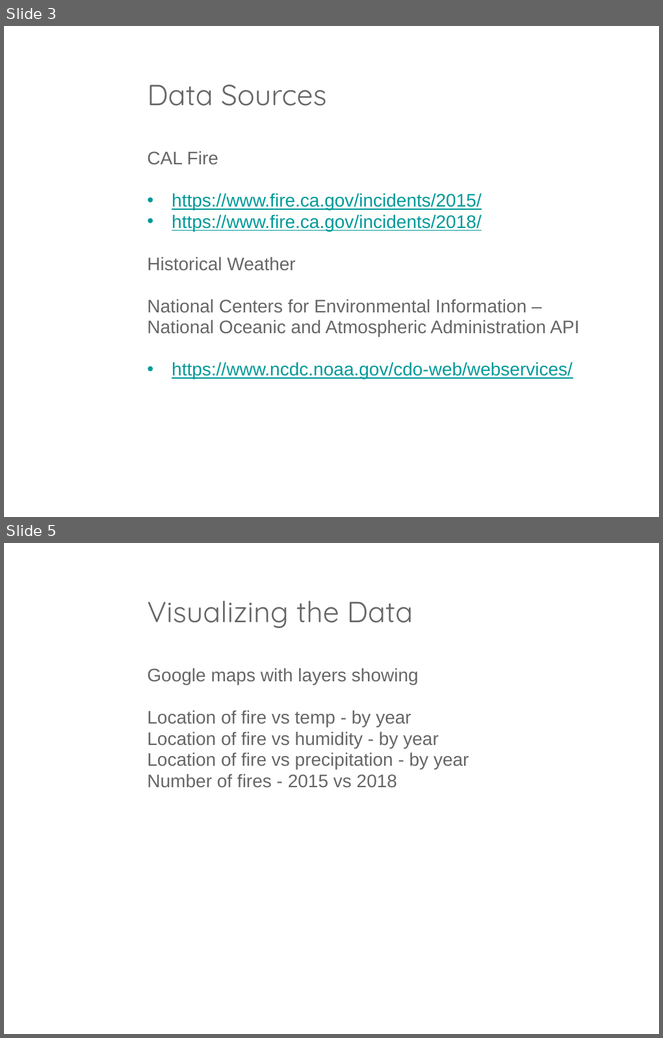
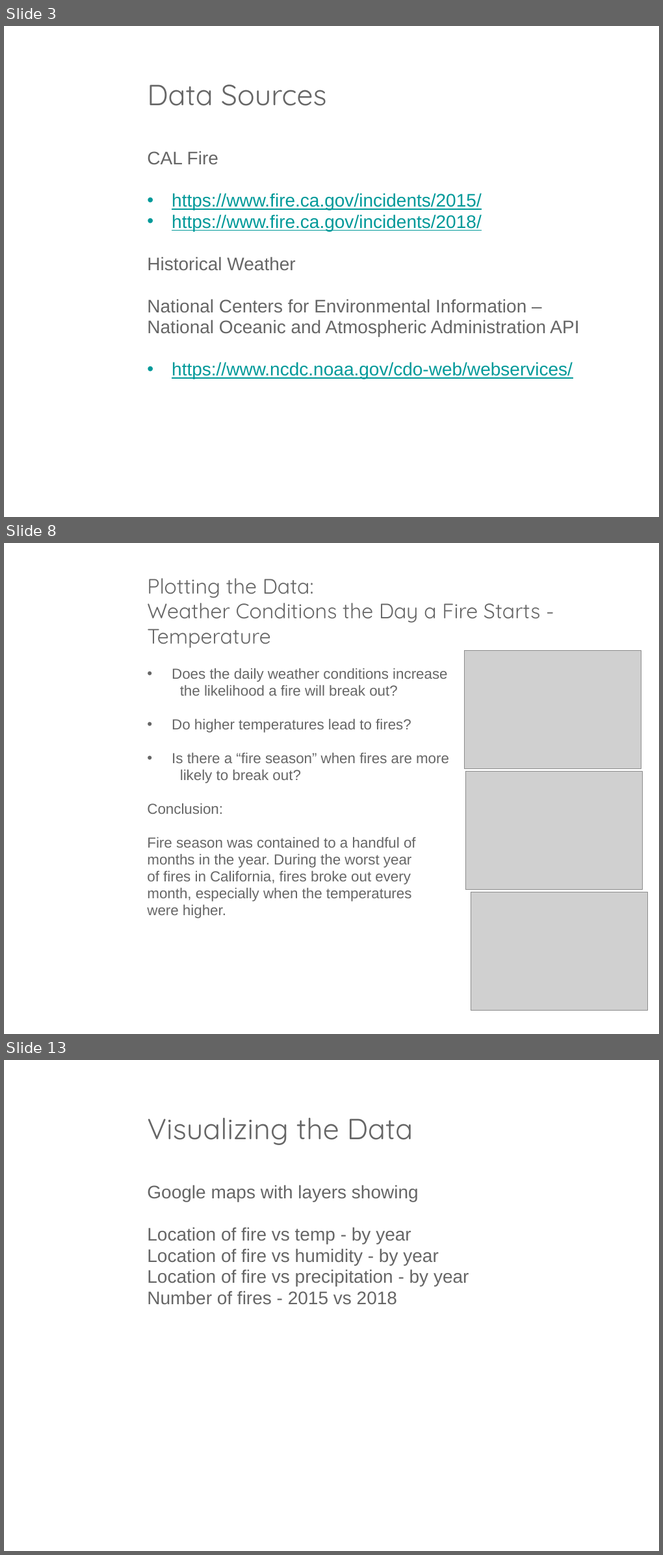
Before and after one commit to BenFarniok/project-1, a slide deck: Team7Project.pptx. Shown one above the other, each under a label of ours: slides 3 and 5 before the commit, slides 3, 8 and 13 after it; the slides between them are not shown. The pictures are 663x1038 and 663x1555 pixels, drawn with LibreOffice and Linux fonts; fonts in the diff are those of the drawing; grey boxes stand for pictures; background and template pictures are left out. Boxes give left, top, right and bottom in pixels: in the first picture for what was removed or moved away, otherwise in the second. Text is boxed around its words. In the diff, an @@ line names an element or a change of style, - is before the commit and + after.

```diff
--- a/Team7Project.pptx
+++ b/Team7Project.pptx
@@ slide 8 added at bbox=[4, 543, 659, 1034], background picture (left out) @@
@@ title added at bbox=[147, 578, 540, 648], 23 pt, text #666666 @@
+Plotting the Data:
+Weather Conditions the Day a Fire Starts - Temperature
@@ picture added at bbox=[465, 651, 642, 769] @@
@@ text added at bbox=[147, 668, 449, 919], 16 pt, text #666666 @@
+• Does the daily weather conditions increase
+  the likelihood a fire will break out?
+• Do higher temperatures lead to fires?
+• Is there a “fire season” when fires are more
+  likely to break out?
+Conclusion:
+Fire season was contained to a handful of
+months in the year. During the worst year
+of fires in California, fires broke out every
+month, especially when the temperatures
+were higher.
@@ picture added at bbox=[466, 772, 643, 889] @@
@@ picture added at bbox=[471, 893, 648, 1011] @@
@@ what was slide 5 is now slide 13 @@
```
Also in this commit, not shown: 1 slide changed, 7 other slides added, 33 other files.
